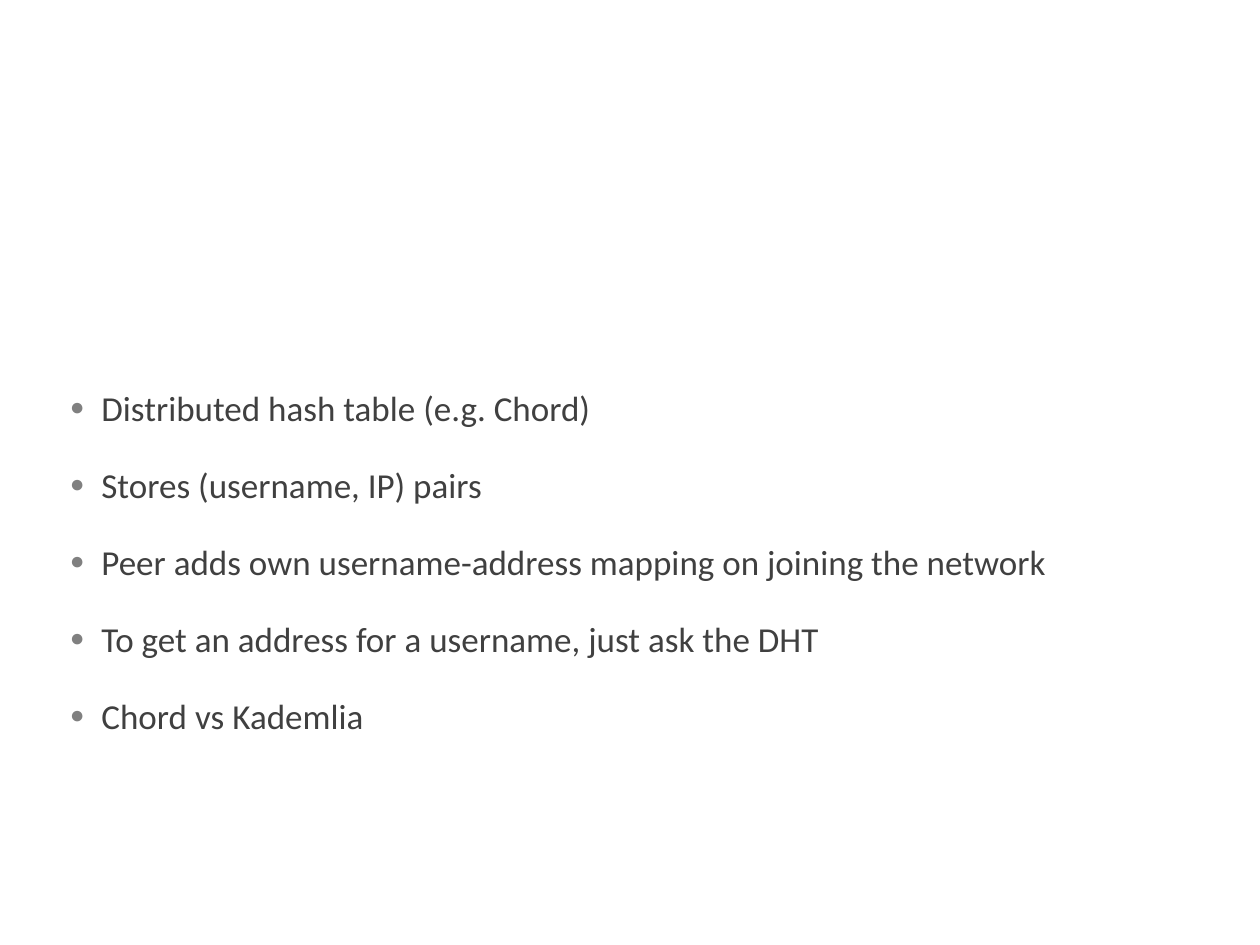
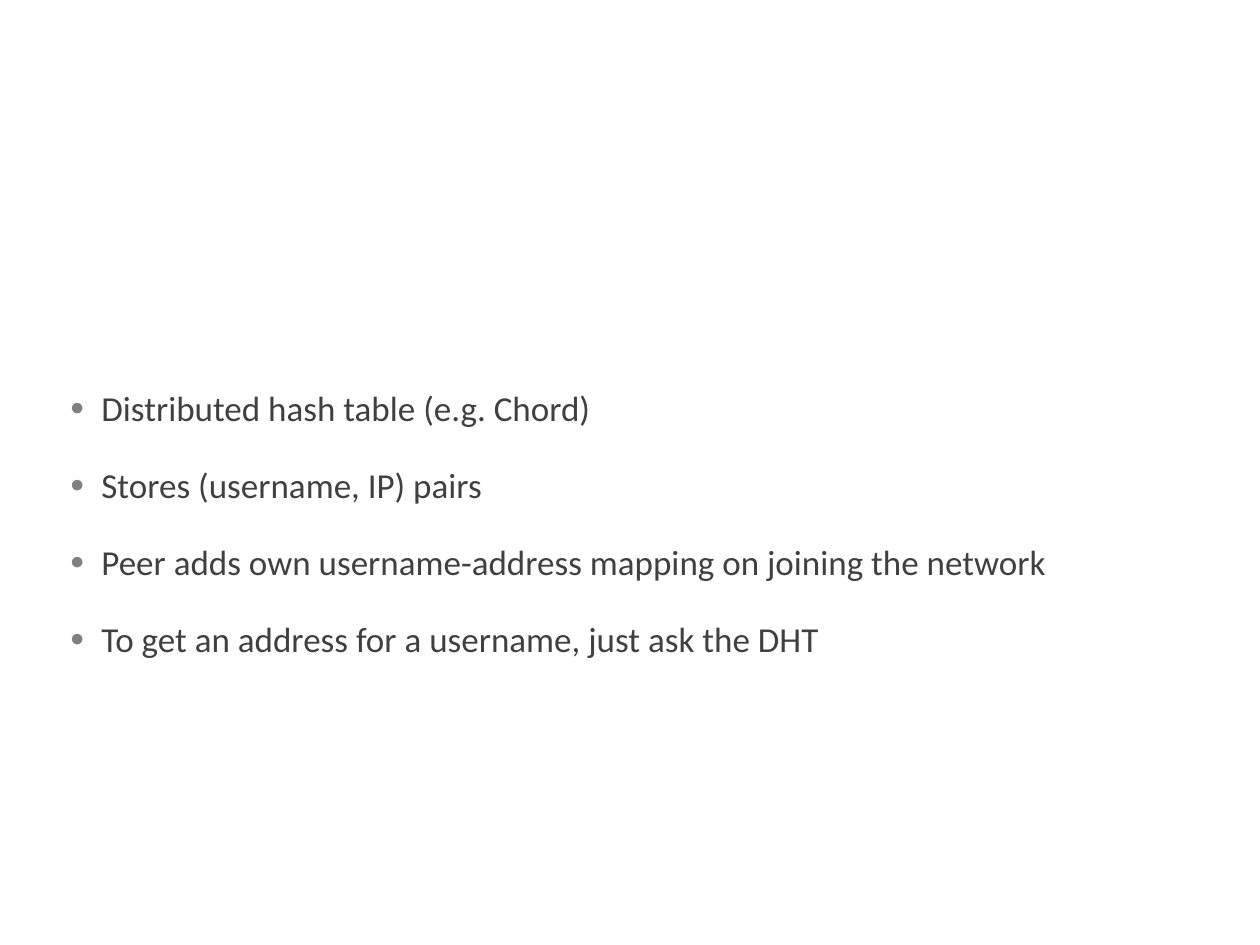
Before and after one commit to nileLivingston/339_final, a slide deck: slide 5 of BLiP Presentation.pptx. Drawn at 1260x945 pixels with LibreOffice and Linux fonts; fonts in the diff are those of the drawing; background and template pictures are left out. Boxes give left, top, right and bottom in pixels: in the first picture for what was removed or moved away, otherwise in the second. Text is boxed around its words. In the diff, an @@ line names an element or a change of style, - is before the commit and + after.

```diff
--- a/BLiP Presentation.pptx
+++ b/BLiP Presentation.pptx
@@ text at (x1=101, y1=704, x2=363, y2=730): paragraph removed @@
-● Chord vs Kademlia
```
Also in this commit, not shown: 1 other slide changed, 1 slide removed, 8 other files.
